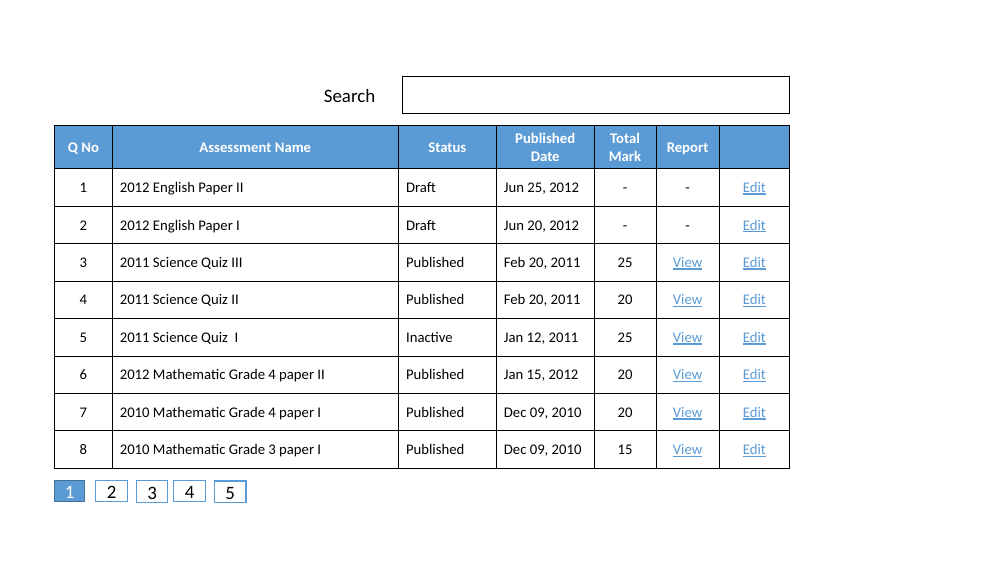
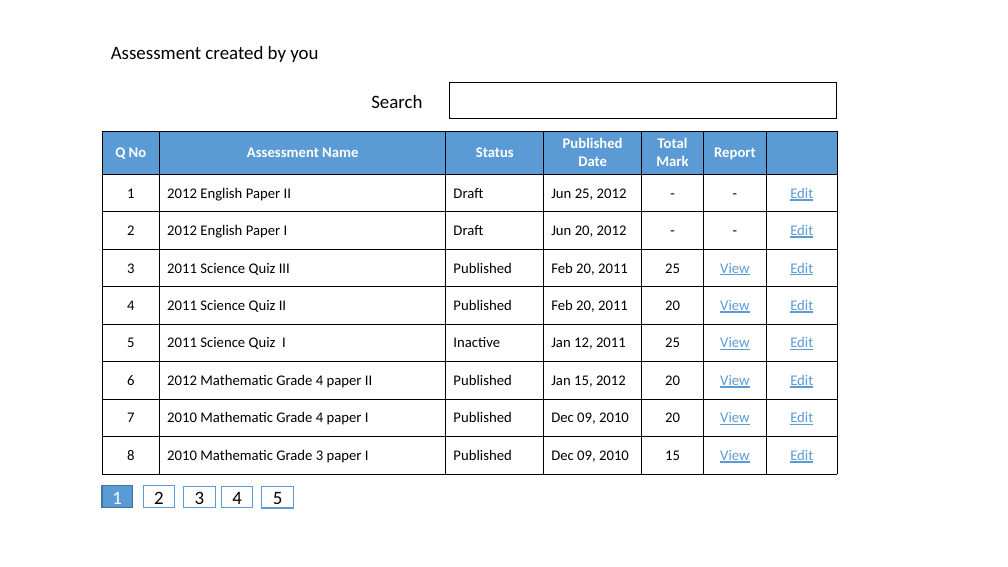
Before and after one commit to shakthydoss/suriyan, a slide deck: slide 12 of docs/wireframe.pptx. Drawn at 1008x567 pixels with LibreOffice and Linux fonts; fonts in the diff are those of the drawing. Boxes give left, top, right and bottom in pixels: in the first picture for what was removed or moved away, otherwise in the second. Text is boxed around its words. In the diff, an @@ line names an element or a change of style, - is before the commit and + after.

```diff
--- a/docs/wireframe.pptx
+++ b/docs/wireframe.pptx
@@ text added at (111,46,318,62), 18 pt, text #000000 @@
+Assessment created by you
@@ 4 rectangles, 1 table: place and size @@
-4 rectangles, 1 table at (54,77,789,502)
+4 rectangles, 1 table at (102,82,837,507)
@@ 2 rectangles, 1 text: place and size @@
-2 rectangles, 1 text at (96,89,375,502)
+2 rectangles, 1 text at (143,95,422,508)
```
Also in this commit, not shown: 1 other slide changed, 3 other files.
